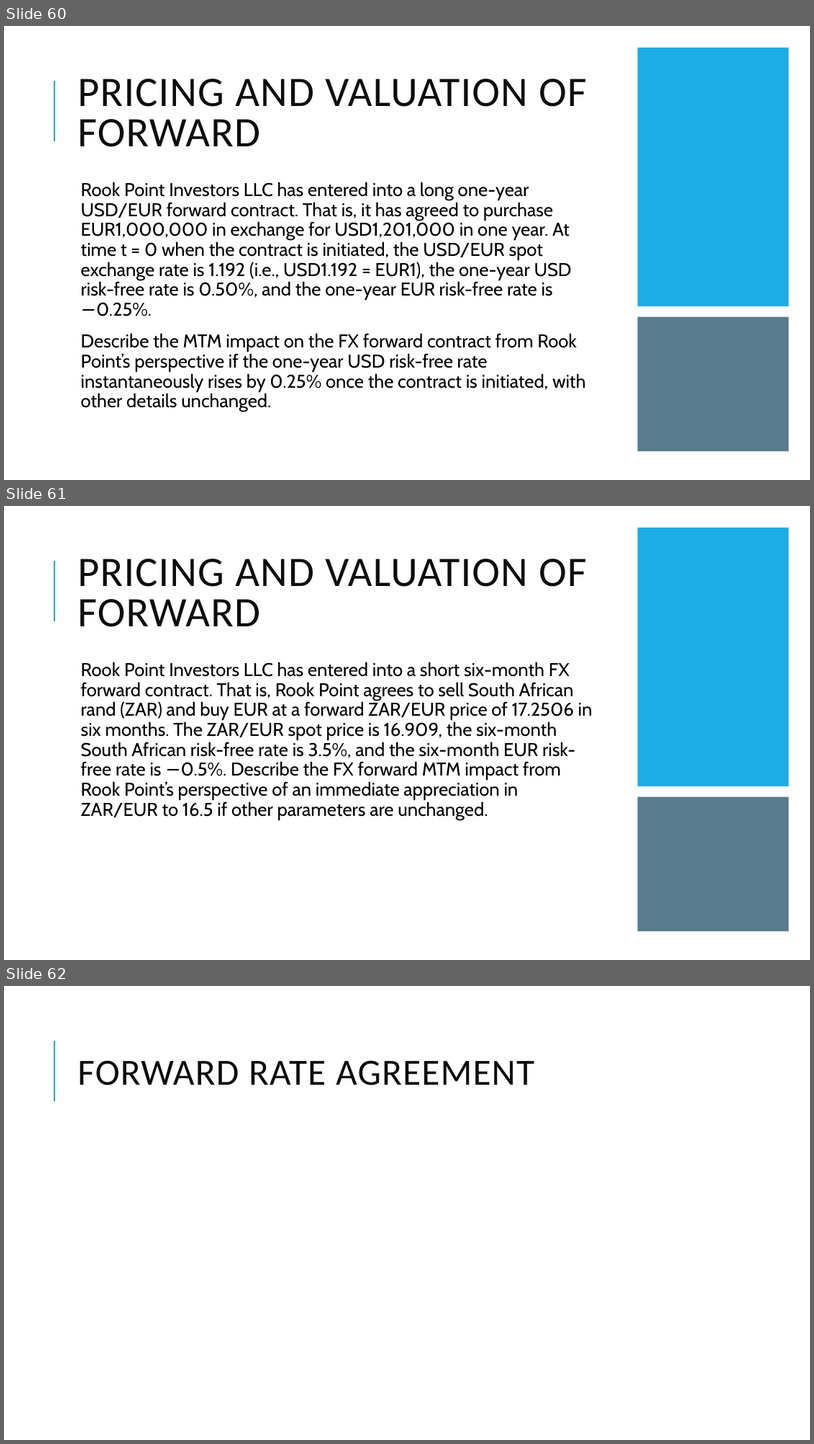
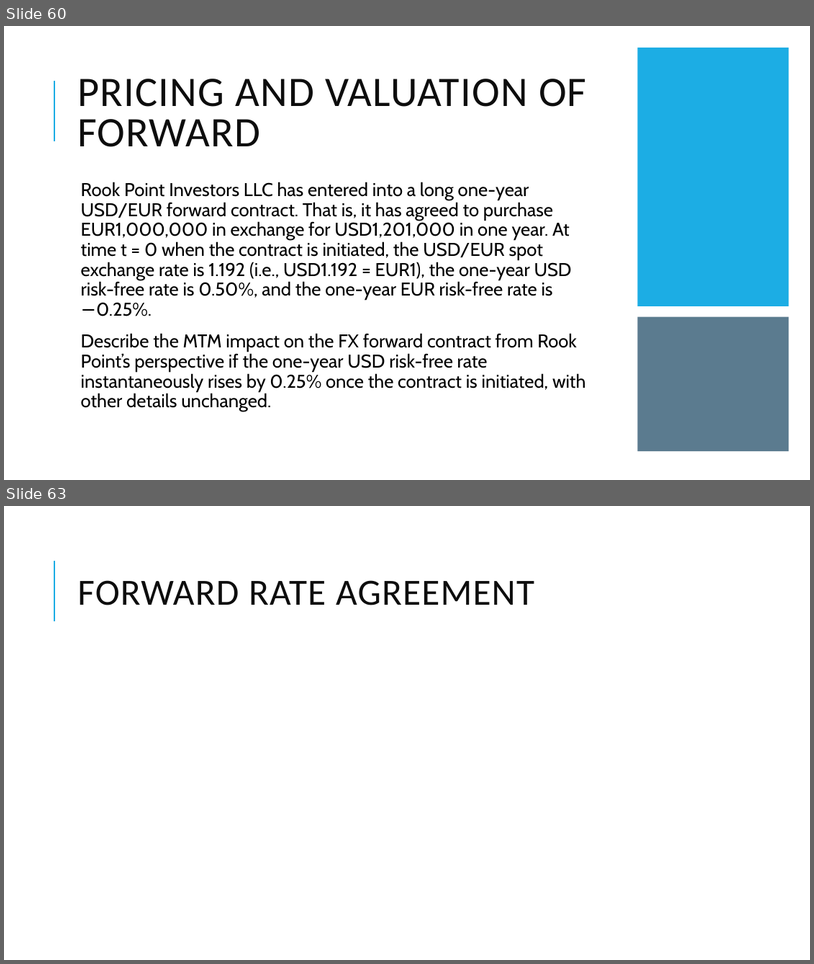
Before and after one commit to Isco0530/data, a slide deck: Derivatives.pptx. Shown one above the other, each under a label of ours: slides 60, 61 and 62 before the commit, slides 60 and 63 after it; the slides between them are not shown. The pictures are 814x1444 and 814x964 pixels, drawn with LibreOffice and Linux fonts; fonts in the diff are those of the drawing; grey boxes stand for pictures. Boxes give left, top, right and bottom in pixels: in the first picture for what was removed or moved away, otherwise in the second. Text is boxed around its words. In the diff, an @@ line names an element or a change of style, - is before the commit and + after.

```diff
--- a/Derivatives.pptx
+++ b/Derivatives.pptx
@@ slide 61 removed at (x1=4, y1=506, x2=810, y2=960), background #FFFFFF; not listed: 1 template element that a slide beside it also shows @@
@@ rectangle removed at (x1=638, y1=528, x2=790, y2=786) @@
@@ title removed at (x1=77, y1=559, x2=587, y2=627) @@
-PRICING AND VALUATION OF FORWARD
@@ text removed at (x1=81, y1=662, x2=593, y2=820) @@
-  Rook Point Investors LLC has entered into a short six-month FX forward contract. That is, Rook Point agrees to sell South African rand (ZAR) and buy EUR at a forward ZAR/EUR price of 17.2506 in six months. The ZAR/EUR spot price is 16.909, the six-month South African risk-free rate is 3.5%, and the six-month EUR risk-free rate is −0.5%. Describe the FX forward MTM impact from Rook Point’s perspective of an immediate appreciation in ZAR/EUR to 16.5 if other parameters are unchanged.
@@ rectangle removed at (x1=638, y1=797, x2=790, y2=932) @@
@@ what was slide 62 is now slide 63 @@
```
Also in this commit, not shown: 7 slides added, 1 other slide removed, 1 other file.
